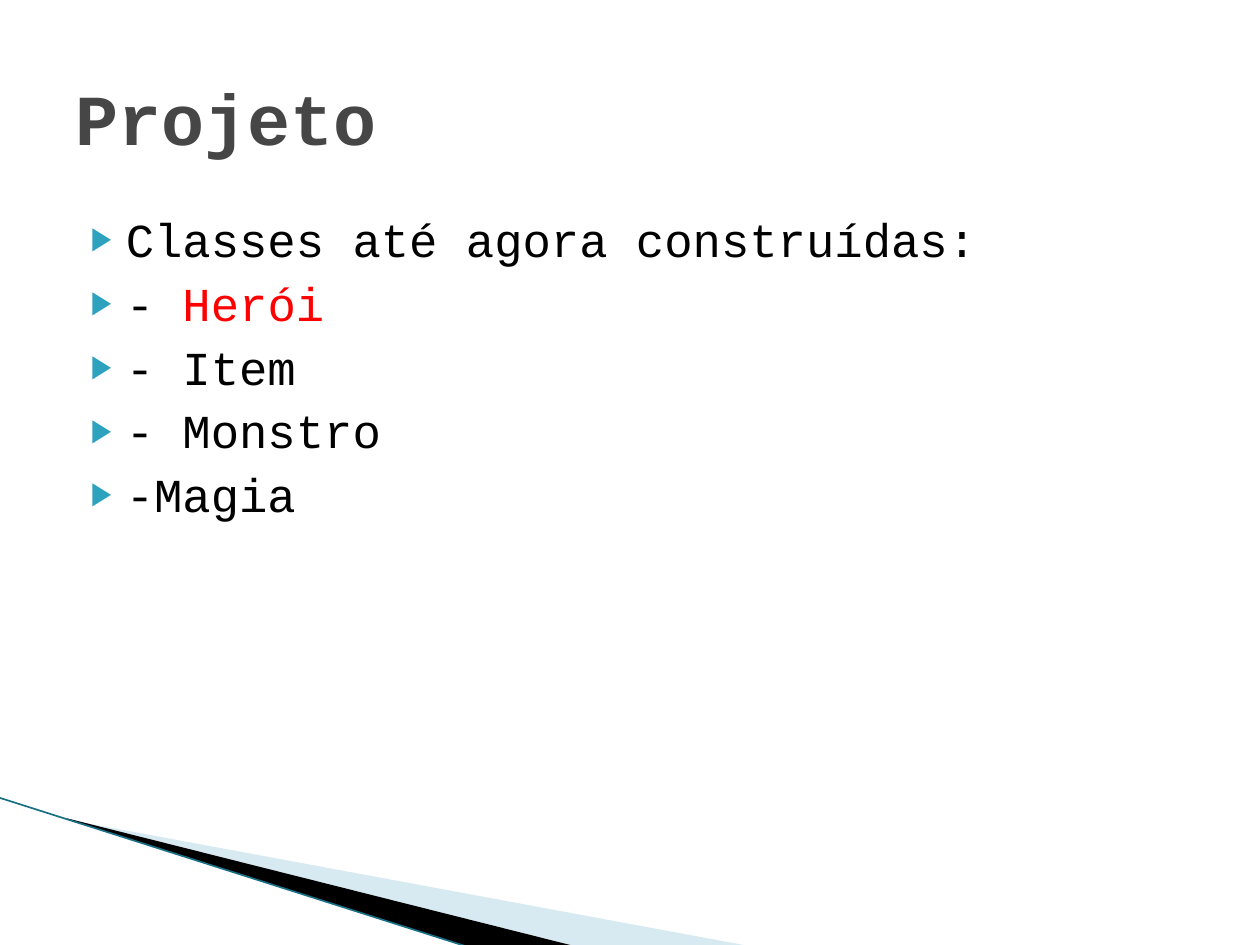
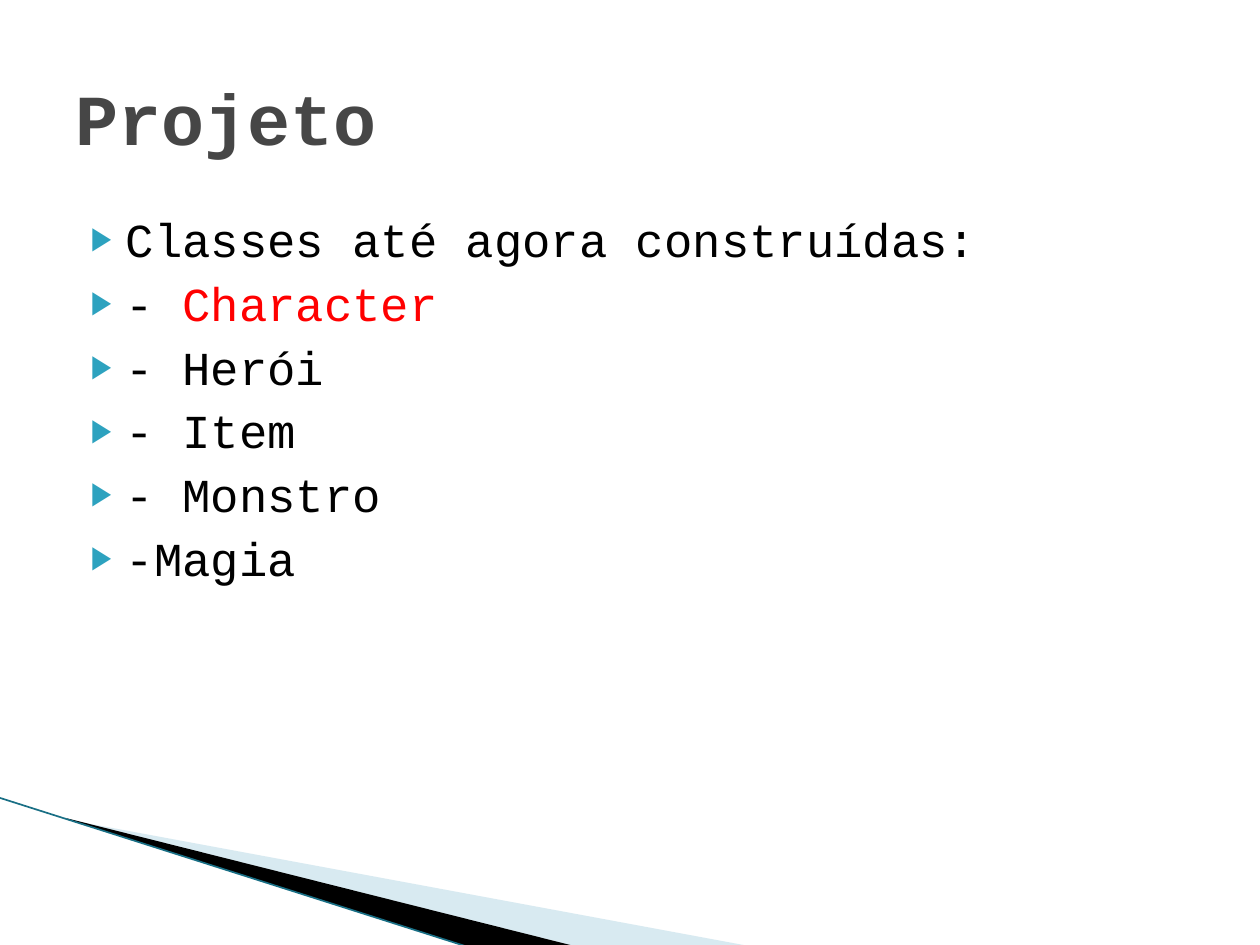
Before and after one commit to Sairaf/RPG, a slide deck: slide 8 of Trabalho final Prog2.pptx. Drawn at 1260x945 pixels with LibreOffice and Linux fonts; fonts in the diff are those of the drawing; background and template pictures are left out. Boxes give left, top, right and bottom in pixels: in the first picture for what was removed or moved away, otherwise in the second. Text is boxed around its words. In the diff, an @@ line names an element or a change of style, - is before the commit and + after.

```diff
--- a/Trabalho final Prog2.pptx
+++ b/Trabalho final Prog2.pptx
@@ text at <box>183,287,438,322</box>: paragraph added @@
+▶ - Character
@@ text at <box>183,351,325,386</box>: text colour #FF0000 to #000000 in "Herói" @@
```
Also in this commit, not shown: 1 other slide changed, 3 slides added, 5 other files.
